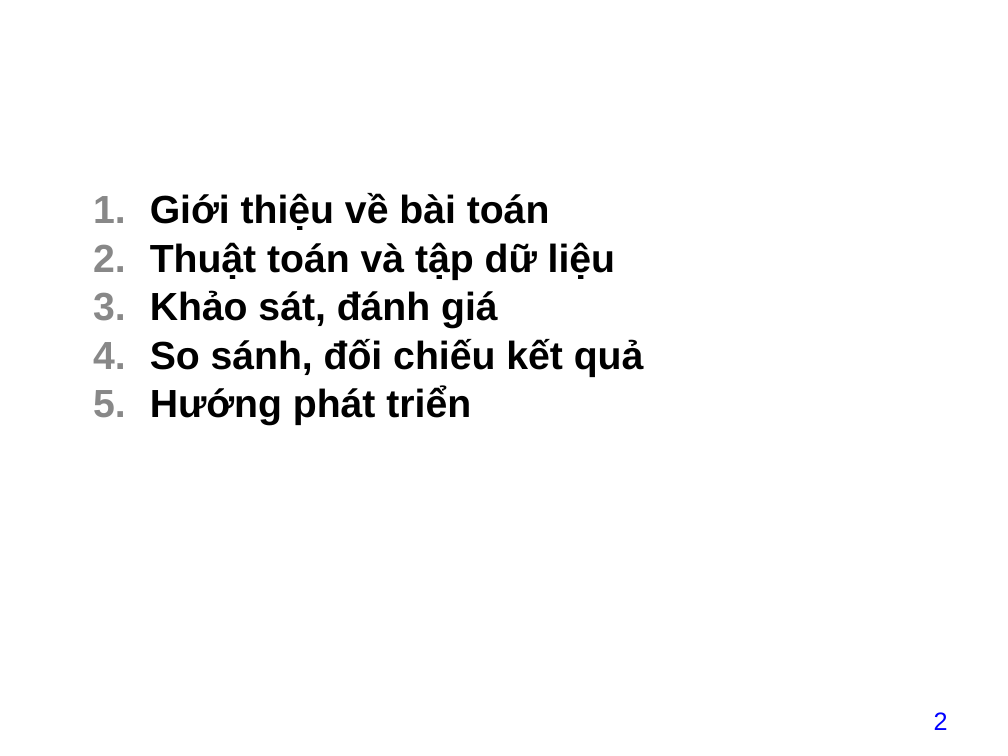
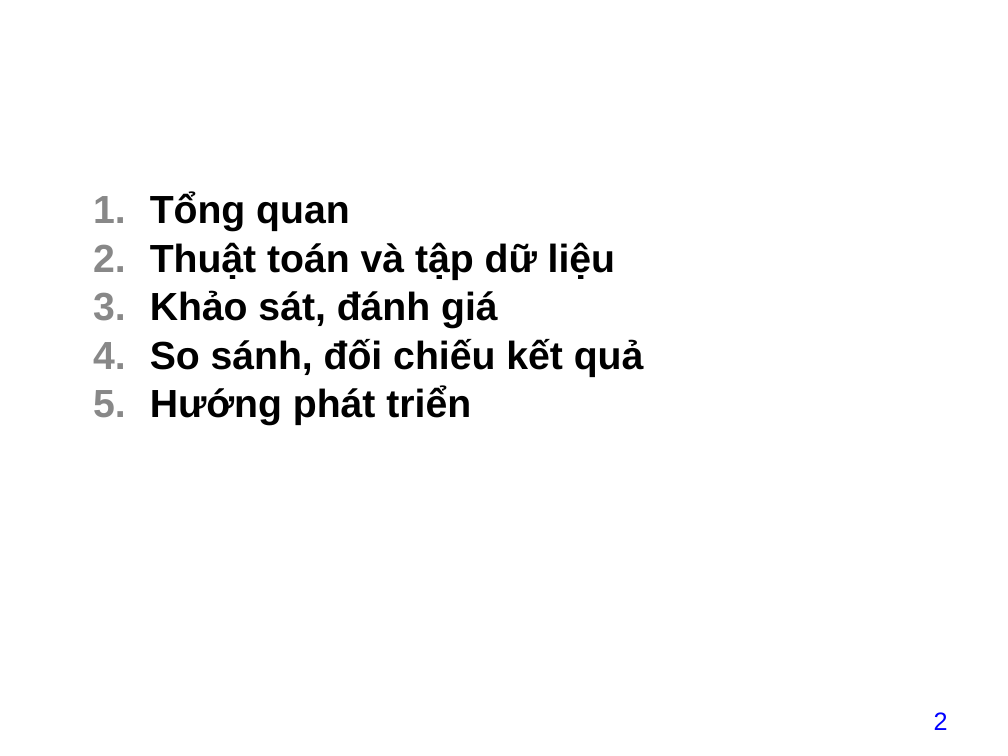
Before and after one commit to datdatnguyen2609/datdatnguyen2609, a slide deck: slide 2 of project/baitaplon/13_NguyenThanhDat211440519_baitaplon.pptx. Drawn at 1008x756 pixels with LibreOffice and Linux fonts; fonts in the diff are those of the drawing; background and template pictures are left out. Boxes give left, top, right and bottom in pixels: in the first picture for what was removed or moved away, otherwise in the second. Text is boxed around its words. In the diff, an @@ line names an element or a change of style, - is before the commit and + after.

```diff
--- a/project/baitaplon/13_NguyenThanhDat211440519_baitaplon.pptx
+++ b/project/baitaplon/13_NguyenThanhDat211440519_baitaplon.pptx
@@ subtitle at box(150, 192, 349, 231): text changed @@
-1. Giới thiệu về bài toán
+1. Tổng quan
```
Also in this commit, not shown: 2 other slides changed, 1 other file.
